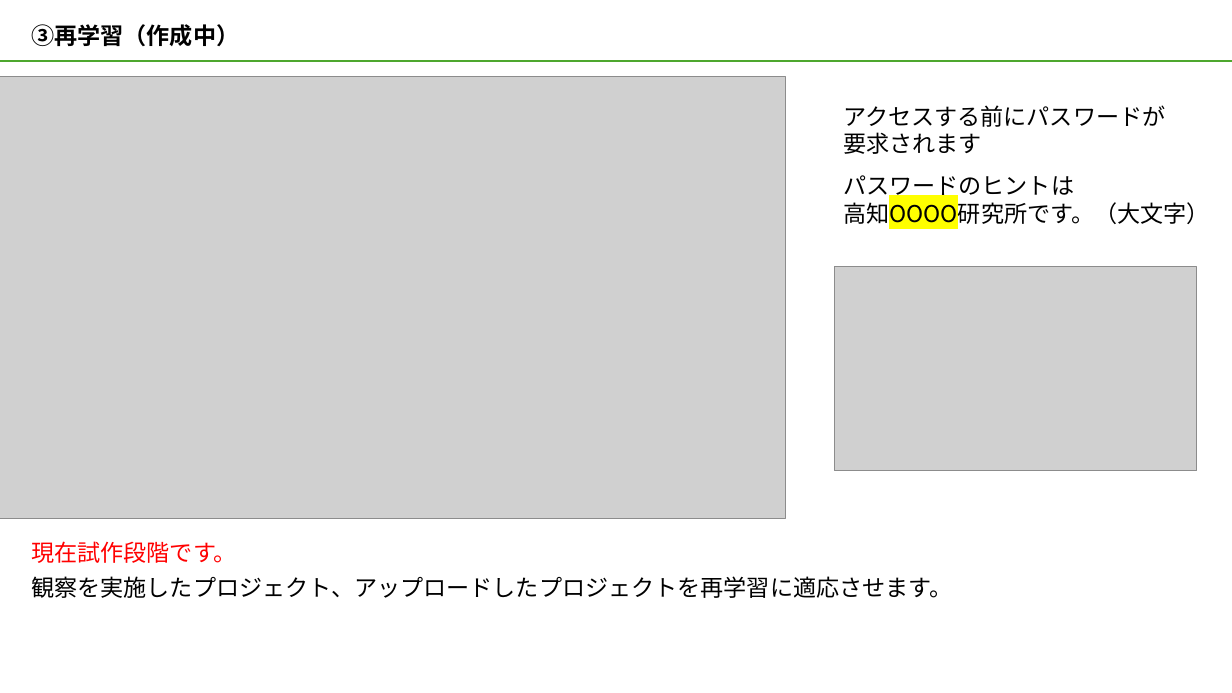
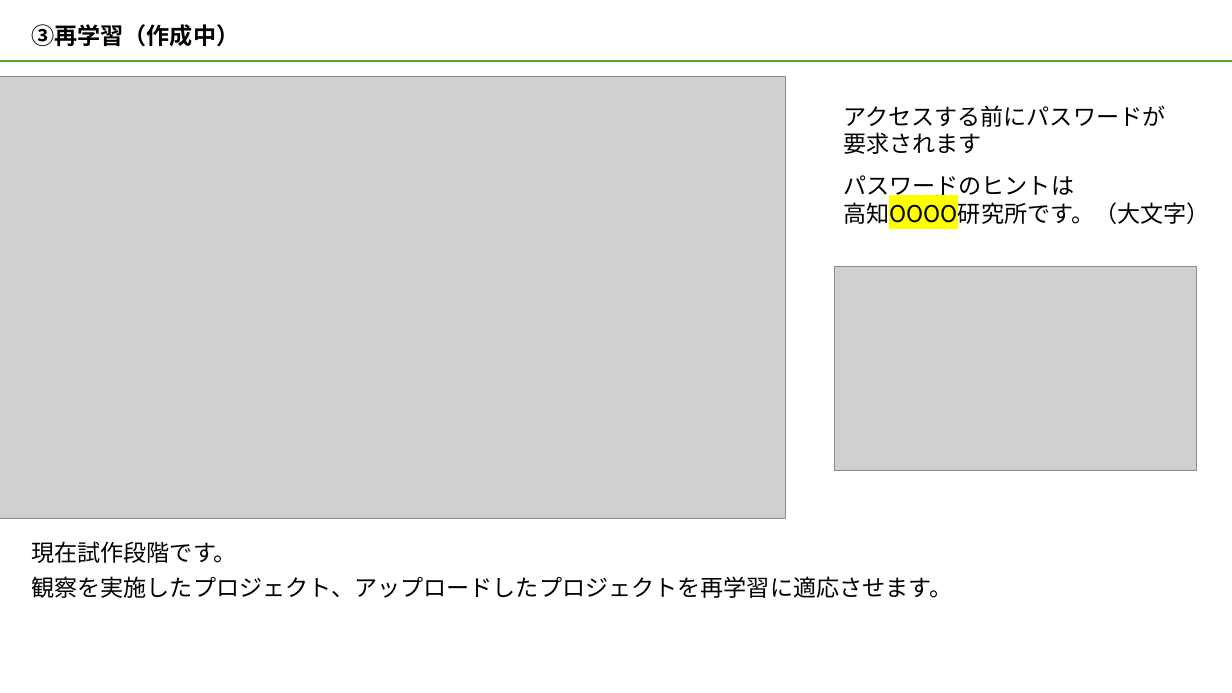
Before and after one commit to ikeda042/AbyssEye, a slide deck: slide 12 of AbyssEye_manual.pptx. Drawn at 1232x693 pixels with LibreOffice and Linux fonts; fonts in the diff are those of the drawing; grey boxes stand for pictures. Boxes give left, top, right and bottom in pixels: in the first picture for what was removed or moved away, otherwise in the second. Text is boxed around its words. In the diff, an @@ line names an element or a change of style, - is before the commit and + after.

```diff
--- a/AbyssEye_manual.pptx
+++ b/AbyssEye_manual.pptx
@@ text "現在試作段階です。" at (31,541,237,563): text colour #FF0000 to #000000 @@
```
Also in this commit, not shown: 2 other slides changed, 3 other files.
